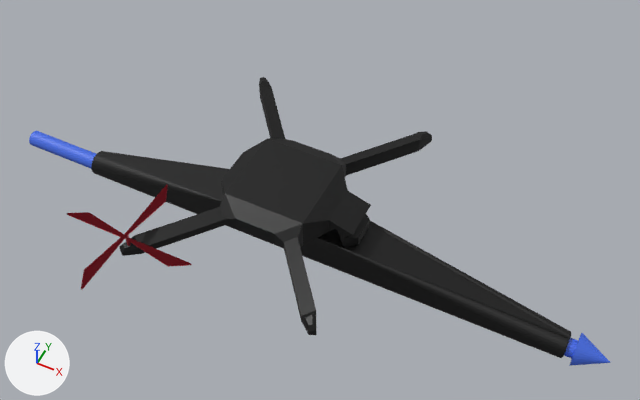
An edit to the FBX model Assets/Models/drone.fbx, drawn before and after from the same camera.
Camera for both pictures: a 50 mm lens placed at (18.6, -32.5, 44.3), pointed at (2.6, -0.7, 4.5). Every picture has the same lights, and +X, +Y and +Z are marked at lower left.

The first picture shows 'drone', 'speare', 'wing.002'.
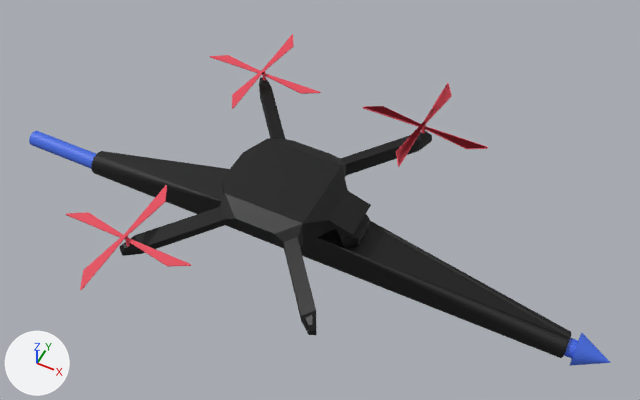
The change in detail:
Object 'wing' (ob_wing) moves from (-4.6, -9.72, 6.33) to (6.56, 5.72, 6.33).
Object 'wing.003' (ob_wing_003) moves from (-4.6, -9.72, 6.33) to (6.55, 5.7, 6.33).
Object 'wing.003' (ob_wing_003) turns from (0, 0, 0) to (0, 0, -180) degrees about x, y and z.
Object 'wing.001' (ob_wing_001) moves from (-4.6, -9.72, 6.33) to (-4.61, -9.73, 6.33).
Object 'wing.001' (ob_wing_001) turns from (0, 0, 0) to (0, 0, -180) degrees about x, y and z.
Object 'wing.002' (ob_wing_002) moves from (-4.6, -9.72, 6.33) to (-4.61, 5.7, 6.33).
Object 'wing.002' (ob_wing_002) turns from (0, 0, 0) to (0, 0, -180) degrees about x, y and z.

What differs and where, as boxes (x1, y1, x2, y2) in the pictures (640 x 400 px):
'wing.002', moved, turned: before (66, 185, 192, 290); after (210, 34, 321, 109)
'wing.001', moved, turned (not visible before): after (66, 185, 191, 290)
'wing.003', moved, turned (not visible before): after (363, 84, 487, 167)
'wing', moved (not visible before): after (364, 83, 488, 166)
